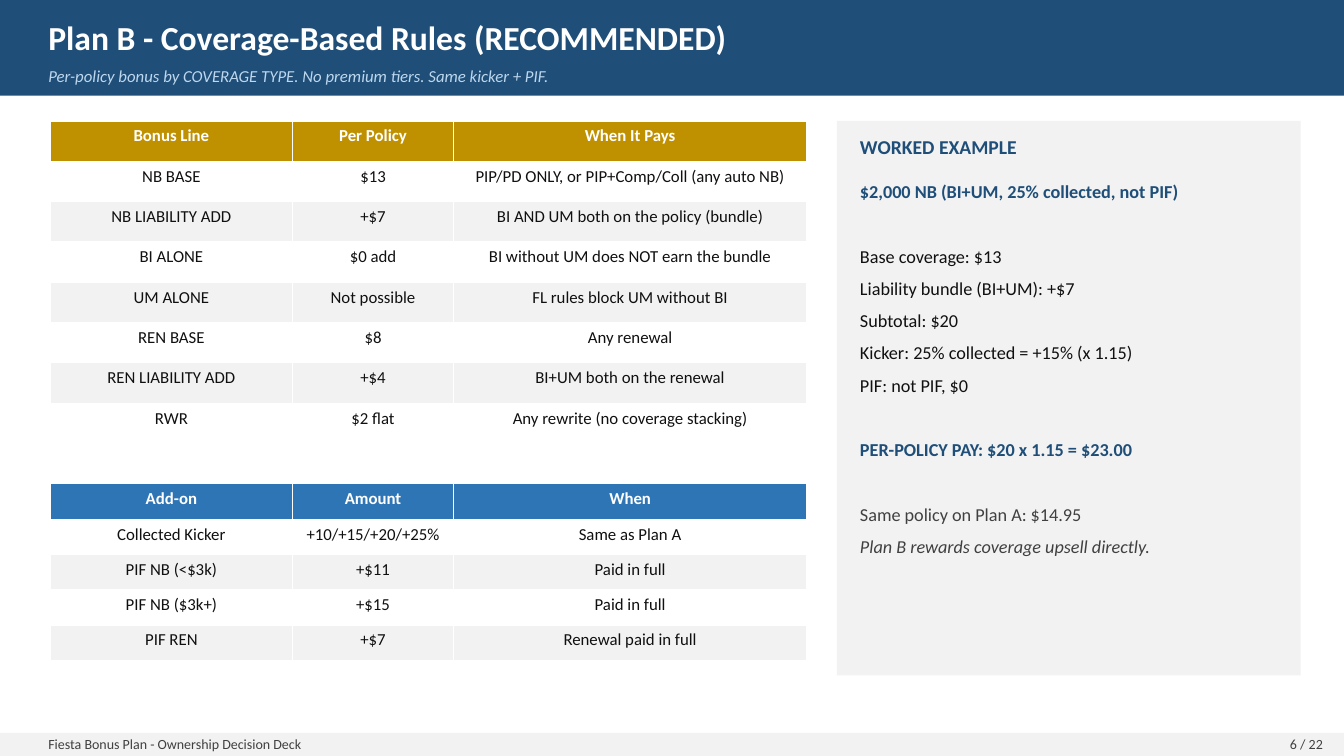
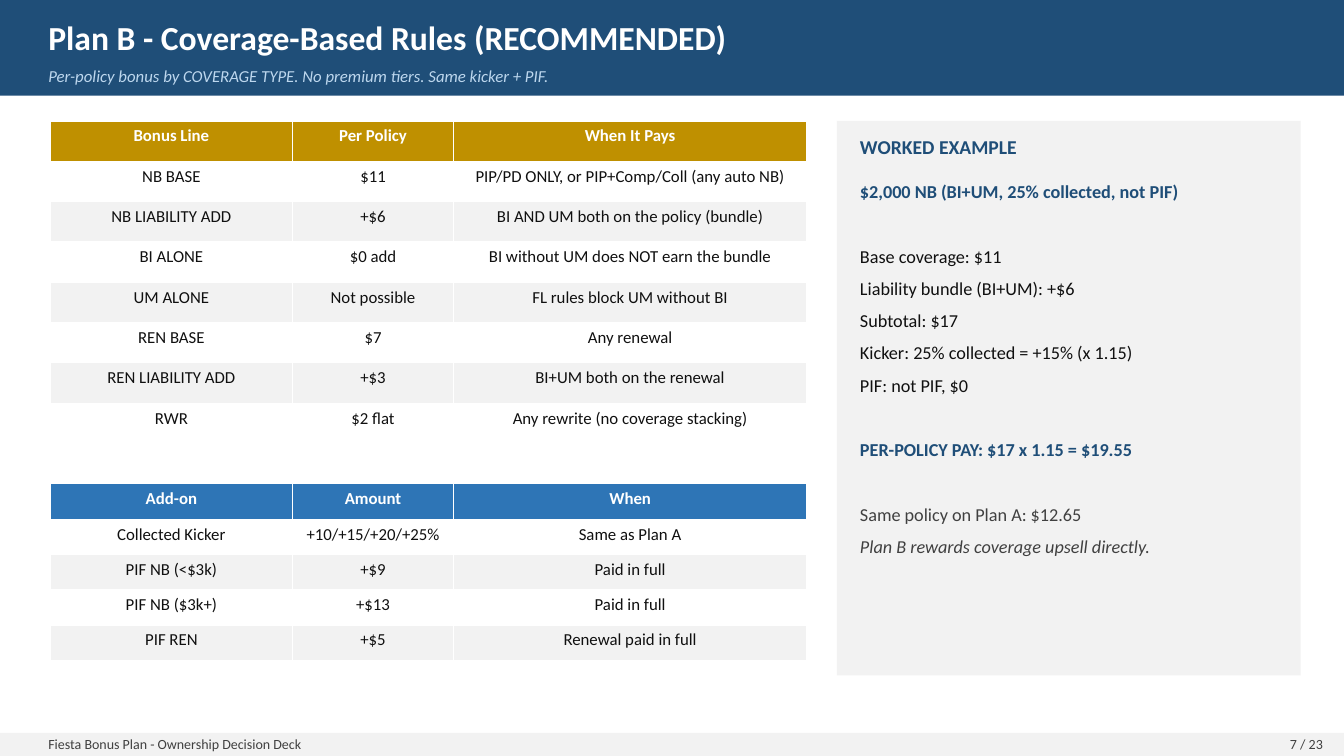
Before and after one commit to FAUS-tech/fiesta-bonus, a slide deck: slide 7 of output/Bonus_Proposal_Presentation.pptx (slide 6 before the commit). Drawn at 1344x756 pixels with LibreOffice and Linux fonts; fonts in the diff are those of the drawing. Boxes give left, top, right and bottom in pixels: in the first picture for what was removed or moved away, otherwise in the second. Text is boxed around its words. In the diff, an @@ line names an element or a change of style, - is before the commit and + after.

```diff
--- a/output/Bonus_Proposal_Presentation.pptx
+++ b/output/Bonus_Proposal_Presentation.pptx
@@ table at [50,121,807,444] @@
-row 2, column 2: $13
+row 2, column 2: $11
-row 3, column 2: +$7
+row 3, column 2: +$6
-row 6, column 2: $8
+row 6, column 2: $7
-row 7, column 2: +$4
+row 7, column 2: +$3
@@ text at [860,251,1002,266]: text changed @@
-Base coverage: $13
+Base coverage: $11
@@ text at [860,282,1074,298]: text changed @@
-Liability bundle (BI+UM): +$7
+Liability bundle (BI+UM): +$6
@@ text at [860,314,959,329]: text changed @@
-Subtotal: $20
+Subtotal: $17
@@ text at [860,444,1132,458]: text changed @@
-PER-POLICY PAY: $20 x 1.15 = $23.00
+PER-POLICY PAY: $17 x 1.15 = $19.55
@@ table at [50,484,807,660] @@
-row 3, column 2: +$11
+row 3, column 2: +$9
-row 4, column 2: +$15
+row 4, column 2: +$13
-row 5, column 2: +$7
+row 5, column 2: +$5
@@ text at [860,508,1082,524]: text changed @@
-Same policy on Plan A: $14.95
+Same policy on Plan A: $12.65
@@ text at [1290,740,1323,749]: text changed @@
-6 / 22
+7 / 23
```
Also in this commit, not shown: 19 other slides changed, 1 slide added, 3 other files.
